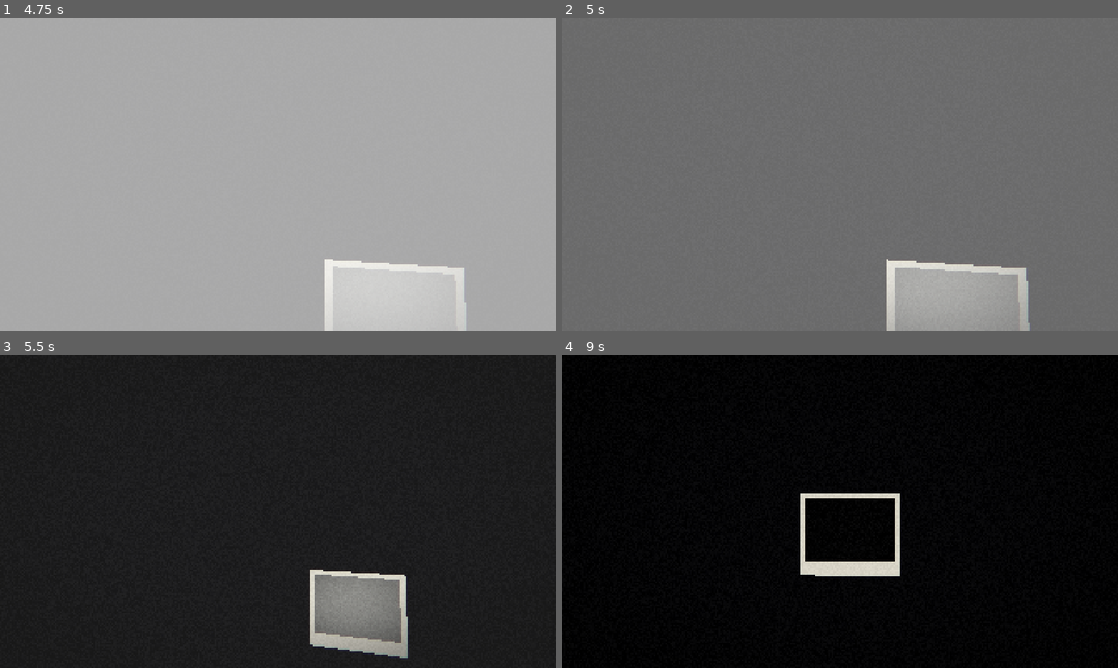
Above: before the commit, frames 1-4 (two rows, left to right).
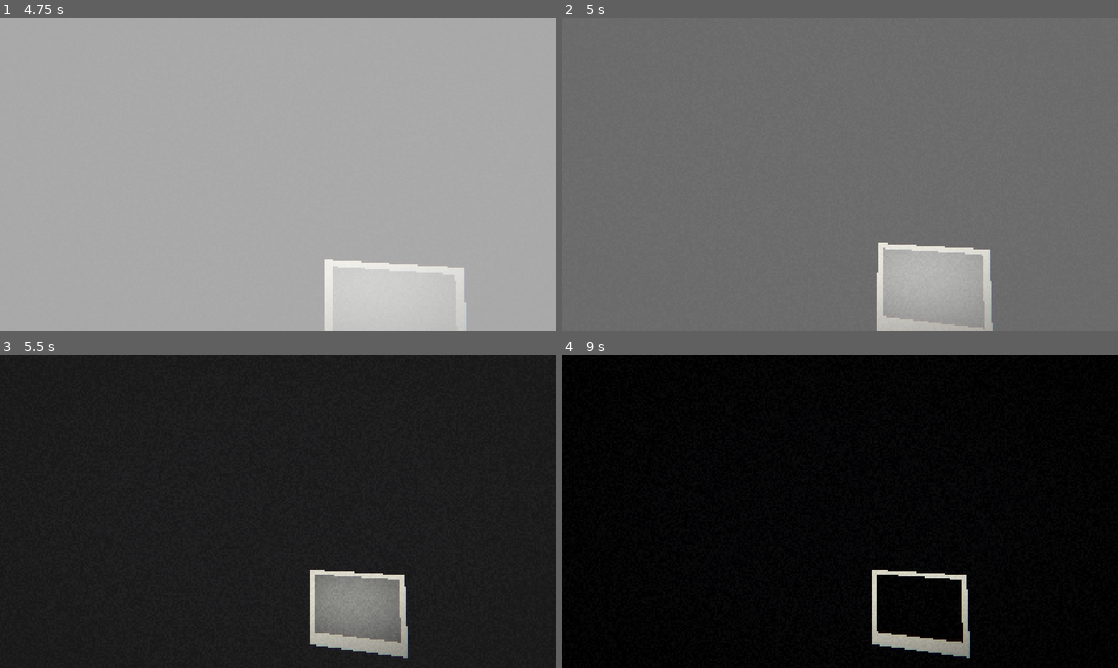
Above: after the commit, the same moments.

Repository: articro/etat-des-lieux
Game: Godot game, scene res://scenes/main/main.tscn
Same seed, same stepped clock (60 frames per second), same inputs: the game is played once before the commit and once after it.
Inputs (mouse positions are in pixels of both pictures, inside the frame that each line leads up to):
- Up to frame 1 (4.75 s): click "Nouvelle partie" at 0.5 s; tap Enter at 1.25, 2.75, 4.25 s; move the mouse to (305, 174) at 1.27 s; hold Ctrl (crouch) 1.28-2.03 s; hold W (move_forward) from 1.28 s (still down); click (305, 174) at 1.42 s; tap F (flashlight) at 1.55, 2.1, 4.55 s; tap Space at 2, 3.5 s; move the mouse to (250, 174) at 2.02 s; click (250, 174) at 2.17 s; tap E (interact) at 2.3, 2.85 s; move the mouse to (289, 168) at 2.77 s; hold Shift (sprint) 2.78-3.53 s; click (289, 168) at 2.92 s; move the mouse to (272, 180) at 3.52 s; tap Shift (sprint) at 3.6 s; click (272, 180) at 3.67 s; tap Ctrl (crouch) at 3.8 s; move the mouse to (316, 177) at 4.27 s; hold Right mouse button (camera_raise) from 4.28 s (still down); click (316, 177) at 4.42 s
- Up to frame 2 (5 s): keep holding W (move_forward); keep holding Right mouse button (camera_raise); tap Escape (pause) at 4.9 s
- Up to frame 3 (5.5 s): keep holding W (move_forward); move the mouse to (233, 508) at 5.02 s; release Right mouse button (camera_raise) at 5.03 s; click (233, 508) at 5.1 s; tap E (interact) at 5.3 s
- Up to frame 4 (9 s): move the mouse to (845, 511) at 5.77 s; hold Ctrl (crouch) 5.78-6.53 s; click (845, 511) at 5.92 s; tap Shift (sprint) at 6.05 s; move the mouse to (817, 505) at 6.52 s; release W (move_forward) at 6.53 s; hold D (move_right) 6.53-7.28 s; tap F (flashlight) at 6.6 s; click (817, 505) at 6.67 s; tap Ctrl (crouch) at 6.8 s; move the mouse to (867, 511) at 7.27 s; hold F (flashlight) 7.28-8.03 s; hold W (move_forward) from 7.28 s (still down); tap E (interact) at 7.35, 8.3 s; click (867, 511) at 7.42 s; move the mouse to (812, 511) at 8.02 s; tap Tab (notebook) at 8.1 s; click (812, 511) at 8.17 s; tap Space at 8.75 s; move the mouse to (851, 505) at 8.77 s; hold P (photo_review) from 8.78 s (still down); click (851, 505) at 8.92 s

Frame 1 is identical in both runs. In frame 2, 4.0% of the frame differs, in the area x 56-85%, y 71-100%; in frame 3, less than 0.1%; in frame 4, 2.7%.

Commit message:
[gameplay] fix Échap (pause + souris libérée + pause_toggled), réglages persistés relus au démarrage, 101 tests

Diff:
--- a/game/scenes/player/photo_device.gd
+++ b/game/scenes/player/photo_device.gd
@@ -69,10 +69,19 @@
 		_viewport.render_target_update_mode = SubViewport.UPDATE_DISABLED
 		if _photo_camera != null:
 			_photo_camera.current = true
+	EventBus.pause_toggled.connect(_on_pause_toggled)
 	if _photo_camera == null:
 		push_warning("PhotoDevice : SubViewport de capture absent — photos sans texture.")
 	if _flash == null:
 		push_warning("PhotoDevice : FlashBulb absent — pas de lumière de flash.")
+
+
+## En pause : on baisse l'appareil (sinon il resterait levé après reprise, le
+## relâchement du clic droit n'étant plus capté quand la souris est visible).
+func _on_pause_toggled(paused: bool) -> void:
+	if paused:
+		aim(false)
+		_reviewing = false
 
 
 func _find_player() -> PlayerController:
--- a/game/scenes/player/player.gd
+++ b/game/scenes/player/player.gd
@@ -60,7 +60,9 @@
 var _crouching: bool = false
 var _bob_phase: float = 0.0
 var _step_accum: float = 0.0
-var _input_enabled: bool = true
+var _input_enabled: bool = true   # verrou scripté (cinématique, fin de partie)
+var _paused: bool = false
+var _intended_mouse_mode: int = Input.MOUSE_MODE_CAPTURED
 var _spawn: Transform3D
 var _standalone: bool = false
 
@@ -78,9 +80,10 @@
 	_spawn = global_transform
 	_apply_height(STAND_HEIGHT)
 	_camera.fov = base_fov
-	Input.mouse_mode = Input.MOUSE_MODE_CAPTURED
+	_set_mouse_captured(true)
 	EventBus.pause_toggled.connect(_on_pause_toggled)
 	EventBus.settings_changed.connect(_on_settings_changed)
+	apply_persisted_settings()
 	# Lancée seule (F6) : un sol de secours évite une chute infinie.
 	_standalone = get_tree().current_scene == self
 	_standalone_floor.visible = _standalone
@@ -88,7 +91,12 @@
 
 
 func _unhandled_input(event: InputEvent) -> void:
-	if not _input_enabled:
+	# Échap est traité en premier : sinon un joueur en pause ne pourrait plus la quitter.
+	if event.is_action_pressed(&"pause"):
+		set_paused(not _paused)
+		get_viewport().set_input_as_handled()
+		return
+	if not _accepts_input():
 		return
 	if event is InputEventMouseMotion and Input.mouse_mode == Input.MOUSE_MODE_CAPTURED:
 		var motion := event as InputEventMouseMotion
@@ -104,7 +112,7 @@
 		velocity.y = 0.0
 
 	var input_dir := Vector2.ZERO
-	if _input_enabled:
+	if _accepts_input():
 		input_dir = Input.get_vector(&"move_left", &"move_right", &"move_forward", &"move_back")
 	var wish := global_transform.basis * Vector3(input_dir.x, 0.0, input_dir.y)
 	wish.y = 0.0
@@ -112,7 +120,7 @@
 	if moving:
 		wish = wish.normalized()
 
-	var want_run := _input_enabled and Input.is_action_pressed(&"sprint") and not _crouching and moving
+	var want_run := _accepts_input() and Input.is_action_pressed(&"sprint") and not _crouching and moving
 	_update_stamina(delta, want_run)
 	var speed := WALK_SPEED
 	if _crouching:
@@ -135,7 +143,7 @@
 
 ## Accroupissement maintenu (Ctrl ou C), interpolé sur la capsule et la tête.
 func _update_crouch(delta: float) -> void:
-	_crouching = _input_enabled and is_on_floor() and Input.is_action_pressed(&"crouch")
+	_crouching = _accepts_input() and is_on_floor() and Input.is_action_pressed(&"crouch")
 	var target_height := CROUCH_HEIGHT if _crouching else STAND_HEIGHT
 	var height := lerpf(_capsule.height, target_height, clampf(CROUCH_LERP * delta, 0.0, 1.0))
 	_apply_height(height)
@@ -220,9 +228,42 @@
 	_camera.fov = base_fov
 
 
+## Bascule pause (Échap) : souris libérée/recapturée et signal pause_toggled.
+## `notify = false` sert quand l'état vient déjà d'un autre émetteur (UI) : on
+## s'aligne sans réémettre, ce qui évite toute boucle.
+func set_paused(paused: bool, notify: bool = true) -> void:
+	if _paused == paused:
+		return
+	_paused = paused
+	_set_mouse_captured(not paused)
+	if paused:
+		_crouching = false
+	if notify:
+		EventBus.pause_toggled.emit(paused)
+
+
+func is_paused() -> bool:
+	return _paused
+
+
+## Mode souris voulu. Le serveur d'affichage headless ignore MOUSE_MODE_CAPTURED
+## (Input.mouse_mode reste VISIBLE) : cette valeur-là est testable, pas l'autre.
+func get_intended_mouse_mode() -> Input.MouseMode:
+	return _intended_mouse_mode as Input.MouseMode
+
+
+func _set_mouse_captured(captured: bool) -> void:
+	_intended_mouse_mode = Input.MOUSE_MODE_CAPTURED if captured else Input.MOUSE_MODE_VISIBLE
+	Input.mouse_mode = _intended_mouse_mode as Input.MouseMode
+
+
+## Entrées autorisées : ni pause, ni verrou scripté.
+func _accepts_input() -> bool:
+	return _input_enabled and not _paused
+
+
 func _on_pause_toggled(paused: bool) -> void:
-	_input_enabled = not paused
-	Input.mouse_mode = Input.MOUSE_MODE_VISIBLE if paused else Input.MOUSE_MODE_CAPTURED
+	set_paused(paused, false)
 
 
 # --- API interne au module ---------------------------------------------------
@@ -249,6 +290,15 @@
 
 func set_input_enabled(enabled: bool) -> void:
 	_input_enabled = enabled
+
+
+## Relit user://settings.cfg (écrit par l'UI) : couvre le cas où les
+## settings_changed du démarrage ont été émis avant l'instanciation du joueur.
+## Appelé au _ready() ; public pour les tests et un éventuel rechargement.
+func apply_persisted_settings() -> void:
+	var stored := SettingsSource.read()
+	for key: StringName in stored:
+		_on_settings_changed(key, stored[key])
 
 
 ## Réglages appliqués (lecture seule, pour les tests et l'UI).
--- /dev/null
+++ b/game/scenes/player/settings_source.gd
@@ -0,0 +1,41 @@
+## settings_source.gd — relecture de secours des réglages persistés (module Gameplay).
+##
+## L'UI (menu Options) écrit `user://settings.cfg` (ConfigFile, ARCHITECTURE §7)
+## et émet `EventBus.settings_changed` à chaque changement. Mais le joueur est
+## instancié APRÈS le menu : les émissions du démarrage seraient perdues.
+## Ce lecteur relit donc le fichier au `_ready()` du joueur, en silence :
+## fichier absent, section inattendue ou valeur invalide = réglages par défaut.
+##
+## Aucune écriture ici : le fichier appartient à l'UI.
+class_name SettingsSource
+extends RefCounted
+
+const DEFAULT_PATH: String = "user://settings.cfg"
+
+## Clés consommées par le joueur (les autres sont ignorées).
+const KEYS: Array[StringName] = [&"mouse_sensitivity", &"fov", &"flashlight_strong"]
+
+
+## Lit les réglages utiles au joueur. Dictionnaire vide si rien d'exploitable.
+## La section du fichier n'est pas imposée : on cherche la clé dans toutes les
+## sections (racine comprise), ce qui tolère `[settings]`, `[options]` ou aucun
+## en-tête.
+static func read(path: String = DEFAULT_PATH) -> Dictionary:
+	var out: Dictionary = {}
+	var config := ConfigFile.new()
+	if config.load(path) != OK:
+		return out
+	for key: StringName in KEYS:
+		var value: Variant = _find_value(config, String(key))
+		if value != null:
+			out[key] = value
+	return out
+
+
+static func _find_value(config: ConfigFile, key: String) -> Variant:
+	if config.has_section_key("", key):
+		return config.get_value("", key)
+	for section: String in config.get_sections():
+		if config.has_section_key(section, key):
+			return config.get_value(section, key)
+	return null
--- a/game/tests/player/player_tests.gd
+++ b/game/tests/player/player_tests.gd
@@ -42,6 +42,8 @@
 	await _test_walk()
 	await _test_crouch()
 	await _test_settings()
+	await _test_pause()
+	await _test_persisted_settings()
 
 	_report()
 
@@ -306,6 +308,96 @@
 	_check(true, "clés inconnues ignorées sans erreur")
 
 
+func _test_pause() -> void:
+	print("[Pause (Échap)]")
+	var events: Array[bool] = []
+	var cb := func(paused: bool) -> void:
+		events.append(paused)
+	EventBus.pause_toggled.connect(cb)
+	_check(not _player.is_paused(), "non pausé au départ")
+	_check(_player.get_intended_mouse_mode() == Input.MOUSE_MODE_CAPTURED, "souris capturée au départ")
+	_check_mouse_mode(Input.MOUSE_MODE_CAPTURED)
+	_send_escape()
+	await get_tree().process_frame
+	await get_tree().process_frame
+	_check(_player.is_paused(), "Échap met en pause")
+	_check(_player.get_intended_mouse_mode() == Input.MOUSE_MODE_VISIBLE, "Échap libère la souris (VISIBLE)")
+	_check_mouse_mode(Input.MOUSE_MODE_VISIBLE)
+	_check(events.size() == 1 and events[0] == true, "pause_toggled(true) émis une fois")
+	_send_escape()
+	await get_tree().process_frame
+	await get_tree().process_frame
+	_check(not _player.is_paused(), "second Échap : reprise")
+	_check(_player.get_intended_mouse_mode() == Input.MOUSE_MODE_CAPTURED, "second Échap : souris recapturée")
+	_check_mouse_mode(Input.MOUSE_MODE_CAPTURED)
+	_check(events.size() == 2 and events[1] == false, "pause_toggled(false) émis")
+	# Un pause_toggled venu d'ailleurs (UI) aligne le joueur sans réémettre.
+	var before := events.size()
+	EventBus.pause_toggled.emit(true)
+	await get_tree().process_frame
+	_check(_player.is_paused(), "pause pilotée par l'UI : le joueur s'aligne")
+	_check(events.size() == before + 1, "aucune réémission en boucle depuis le joueur")
+	EventBus.pause_toggled.emit(false)
+	await get_tree().process_frame
+	_check(not _player.is_paused()
+		and _player.get_intended_mouse_mode() == Input.MOUSE_MODE_CAPTURED,
+		"reprise pilotée par l'UI : souris recapturée")
+	_check_mouse_mode(Input.MOUSE_MODE_CAPTURED)
+	EventBus.pause_toggled.disconnect(cb)
+
+
+## Le serveur headless ignore la capture de souris : on ne vérifie l'état réel
+## du curseur que sur un vrai serveur d'affichage.
+func _check_mouse_mode(expected: Input.MouseMode) -> void:
+	if DisplayServer.get_name() == "headless":
+		return
+	_check(Input.mouse_mode == expected, "Input.mouse_mode réel = %d" % expected)
+
+
+func _send_escape() -> void:
+	var event := InputEventKey.new()
+	event.physical_keycode = KEY_ESCAPE
+	event.pressed = true
+	Input.parse_input_event(event)
+
+
+func _test_persisted_settings() -> void:
+	print("[Réglages persistés]")
+	var path := "user://settings.cfg"
+	var had_file := FileAccess.file_exists(path)
+	var backup: PackedByteArray = PackedByteArray()
+	if had_file:
+		backup = FileAccess.get_file_as_bytes(path)
+	var missing := SettingsSource.read("user://__absent__.cfg")
+	_check(missing.is_empty(), "fichier absent : aucune valeur, pas d'erreur")
+	var config := ConfigFile.new()
+	config.set_value("options", "fov", 88.0)
+	config.set_value("options", "mouse_sensitivity", 0.25)
+	config.set_value("options", "flashlight_strong", true)
+	config.set_value("options", "volume_master", 0.5)
+	_check(config.save(path) == OK, "fichier de réglages écrit")
+	var stored := SettingsSource.read(path)
+	_check(stored.has(&"fov") and is_equal_approx(float(stored[&"fov"]), 88.0), "fov relu (88)")
+	_check(stored.has(&"flashlight_strong") and bool(stored[&"flashlight_strong"]), "flashlight_strong relu")
+	_check(not stored.has(&"volume_master"), "clé hors périmètre ignorée")
+	_player.apply_persisted_settings()
+	await get_tree().process_frame
+	_check(is_equal_approx(_player.get_base_fov(), 88.0), "réglages appliqués au démarrage du joueur")
+	var lamp := _player.get_node_or_null("Head/Camera/Flashlight") as Flashlight
+	_check(lamp != null and lamp.is_strong(), "lampe forte restaurée")
+	# Nettoyage : on rend le fichier à son état d'origine.
+	var restore := DirAccess.remove_absolute(ProjectSettings.globalize_path(path))
+	if restore != OK:
+		push_warning("Test : impossible de supprimer %s (%s)" % [path, error_string(restore)])
+	if had_file:
+		var f := FileAccess.open(path, FileAccess.WRITE)
+		if f != null:
+			f.store_buffer(backup)
+			f.close()
+	EventBus.settings_changed.emit(&"fov", 75.0)
+	await get_tree().process_frame
+
+
 func _on_photo_taken(photo: PhotoData) -> void:
 	_taken.append(photo)
 
Not shown, added: game/scenes/player/settings_source.gd.uid
Not shown, changed: docs/TASKS.md
